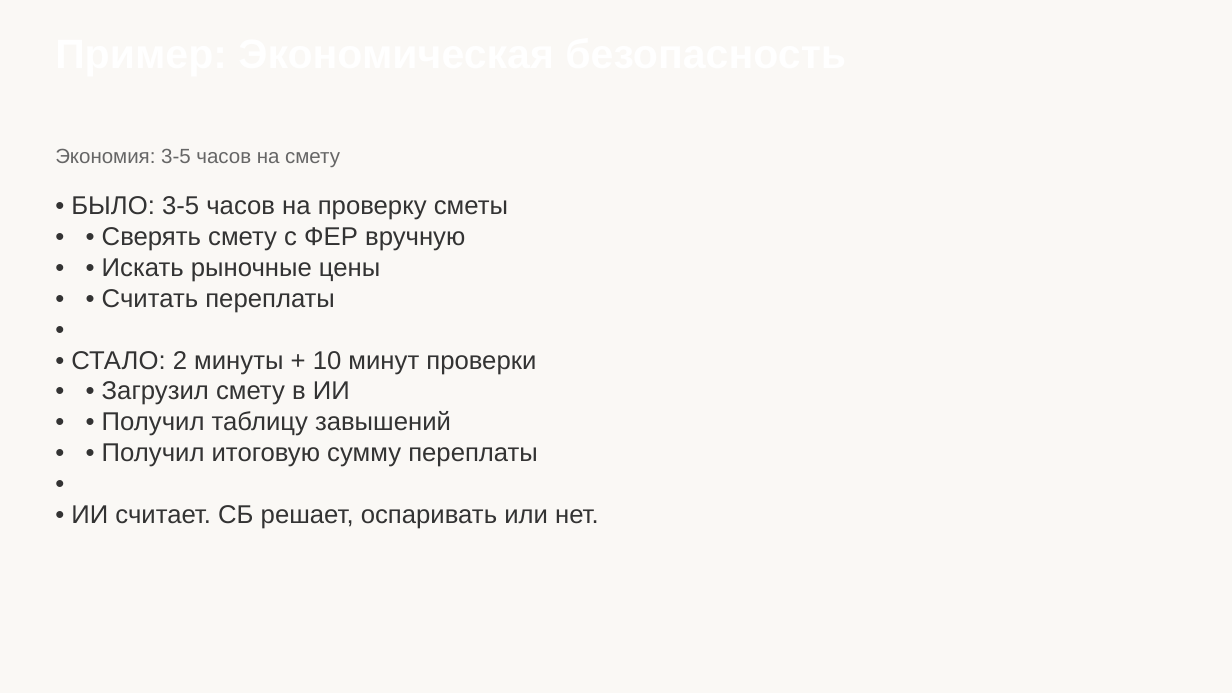
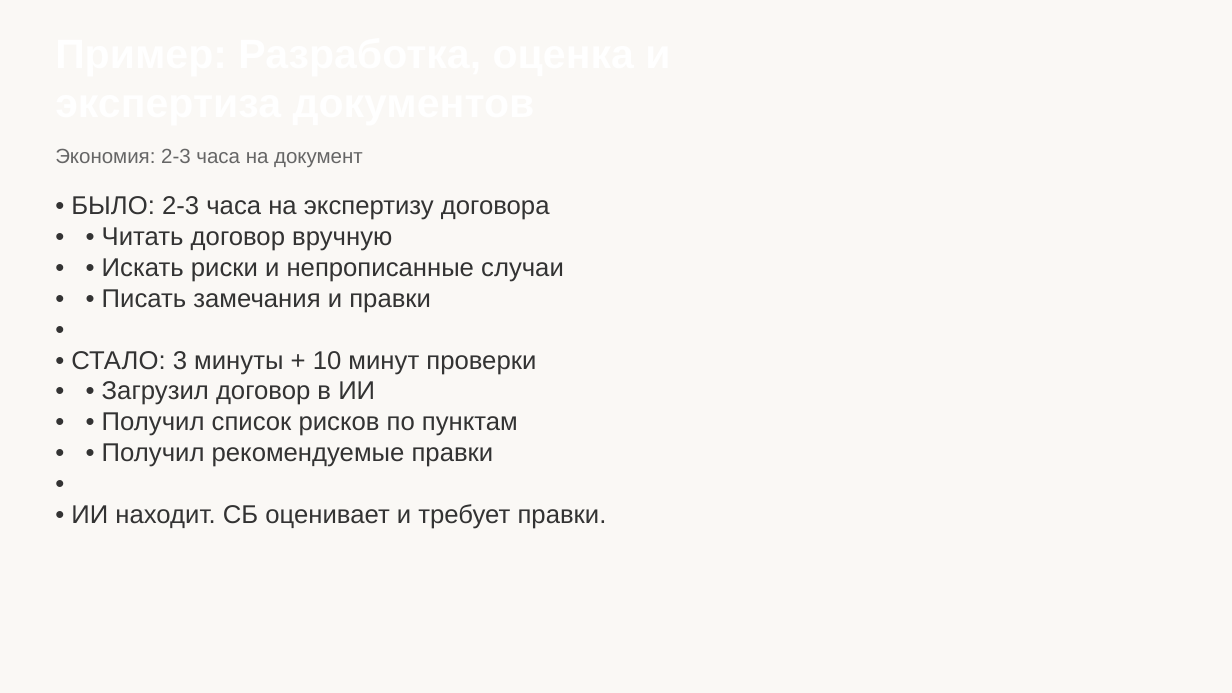
Before and after one commit to kimicito/delo-tech-skill, a slide deck: slide 6 of projects/ai-training-course/03-security/lesson-1-security.pptx. Drawn at 1232x693 pixels with LibreOffice and Linux fonts; fonts in the diff are those of the drawing. Boxes give left, top, right and bottom in pixels: in the first picture for what was removed or moved away, otherwise in the second. Text is boxed around its words. In the diff, an @@ line names an element or a change of style, - is before the commit and + after.

```diff
--- a/projects/ai-training-course/03-security/lesson-1-security.pptx
+++ b/projects/ai-training-course/03-security/lesson-1-security.pptx
@@ text at [55,148,363,167]: text changed @@
-Экономия: 3-5 часов на смету
+Экономия: 2-3 часа на документ
@@ text at [71,196,607,529]: text changed @@
-• БЫЛО: 3-5 часов на проверку сметы
-• • Сверять смету с ФЕР вручную
-• • Искать рыночные цены
-• • Считать переплаты
-•
-• СТАЛО: 2 минуты + 10 минут проверки
-• • Загрузил смету в ИИ
-• • Получил таблицу завышений
-• • Получил итоговую сумму переплаты
-•
-• ИИ считает. СБ решает, оспаривать или нет.
+• БЫЛО: 2-3 часа на экспертизу договора
+• • Читать договор вручную
+• • Искать риски и непрописанные случаи
+• • Писать замечания и правки
+•
+• СТАЛО: 3 минуты + 10 минут проверки
+• • Загрузил договор в ИИ
+• • Получил список рисков по пунктам
+• • Получил рекомендуемые правки
+•
+• ИИ находит. СБ оценивает и требует правки.
@@ text added at [265,262,279,276], 32 pt, text #FFFFFF, bold @@
+Пример: Разработка, оценка и экспертиза документов
```
Also in this commit, not shown: 9 other slides changed, 2 other files.
